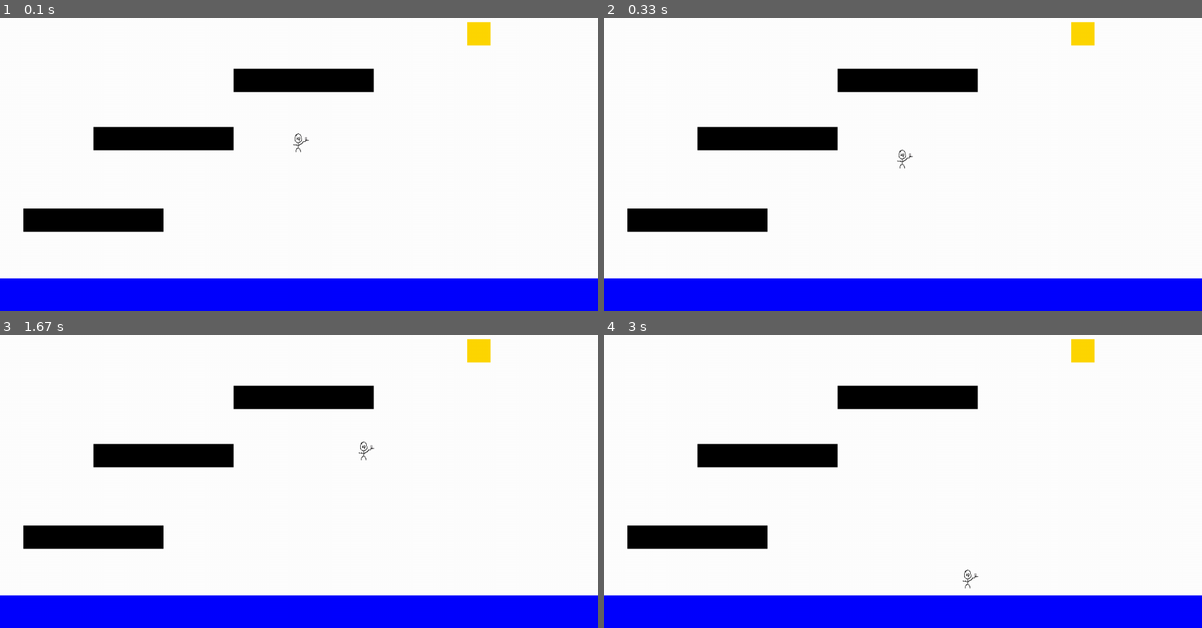
Above: before the commit, frames 1-4 (two rows, left to right).
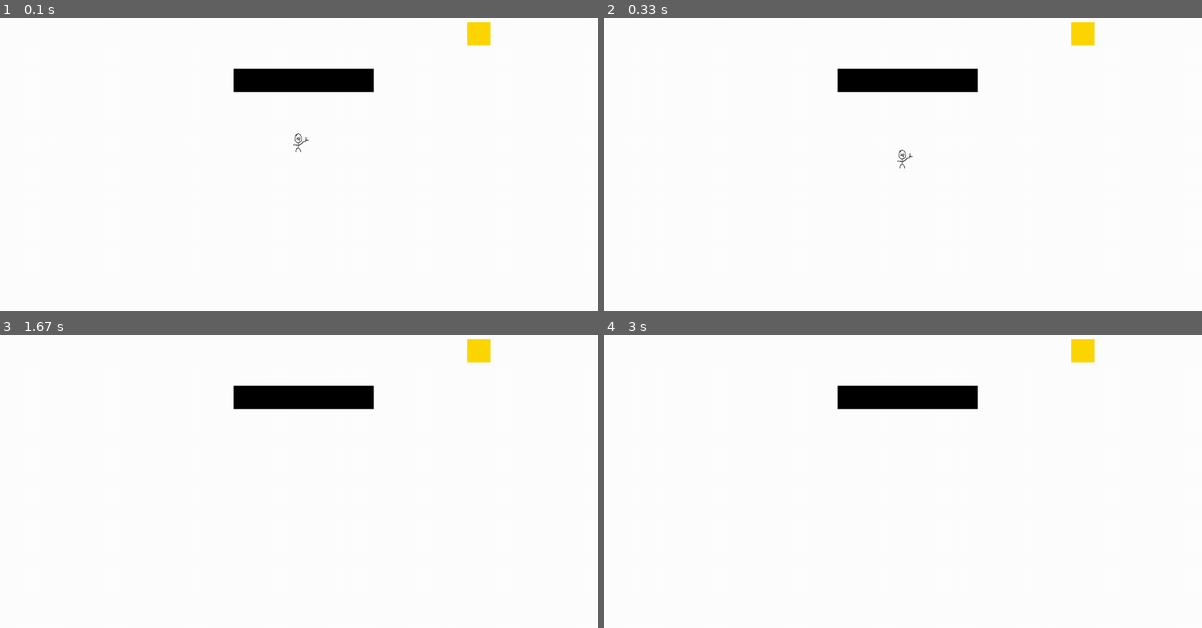
Above: after the commit, the same moments.

Repository: lambo-n/thecoderschool-pygames
Game: pygame game, started from davidObby.py
Two runs of this game, one before a commit and one after it. Both use one fixed random seed, a clock stepped at 60 frames per second and the inputs below.
Inputs:
- Up to frame 1 (0.1 s): no input
- Up to frame 2 (0.33 s): no input
- Up to frame 3 (1.67 s): hold D 0.33-0.8 s; hold W 0.83-1.13 s
- Up to frame 4 (3 s): no input

The runs differ from the first frame. In frame 1, 15% of the frame differs, in the area x 0-100%, y 37-100%; in frame 2, 15%; in frame 3, 15%; in frame 4, 15%.

Commit message:
zoie 6/6

Diff:
--- /dev/null
+++ b/andyProcess.py
@@ -0,0 +1,22 @@
+from py5 import *
+
+
+
+def settings():
+    size(500, 500)
+
+
+def setup():
+    pass
+
+
+def draw():
+    background(255, 255, 255)
+
+    fill(0, 0, 0)
+    square(200, 200, 100)
+
+
+
+
+run_sketch()
--- a/davidObby.py
+++ b/davidObby.py
@@ -16,15 +16,33 @@
 playerImage = pygame.transform.scale(playerImage, (64, 64))
 gravity = 0
 
+# LEVEL 1
 platform1 = ObbyPlatform(0,650,1280,100,"blue")
 platform2 = ObbyPlatform(50,500,300,50,"black")
 platform3 = ObbyPlatform(200,325,300,50,"black")
 platform4 = ObbyPlatform(500,200,300,50,"black")
 
+lvl1List = [platform1,platform2,platform3,platform4]
+
+# LEVEL 2
+
+
+lvl2List = [platform4]
+
+
+
+
+
+
+
+levels = [lvl1List, lvl2List]
+
+currentPlatformList = lvl2List
+
+currentLevel = 1
+
+
 escapeRect = pygame.Rect(1000,100,50,50)
-
-platforms = [platform1,platform2,platform3,platform4]
-
 
 
 while running:
@@ -37,7 +55,7 @@
     # fill the screen with a color to wipe away anything from last frame
     screen.fill("white")
 
-    for platform in platforms:
+    for platform in currentPlatformList:
         platform.update(screen)
 
     pygame.draw.rect(screen,"gold",escapeRect)
@@ -49,7 +67,7 @@
 
     #PLATFORM PHYSICS
     canJump = False
-    for platform in platforms:
+    for platform in currentPlatformList:
         if playerRect.colliderect(platform):
             overlap_top = playerRect.bottom - platform.top
             overlap_bottom = platform.bottom - playerRect.top
--- a/ethanPong.py
+++ b/ethanPong.py
@@ -8,12 +8,18 @@
 running = True
 dt = 0
 
-player1_y = screen.get_height() / 2
-player2_y = screen.get_height() / 2
+HEIGHT = screen.get_height()
+WIDTH = screen.get_width()
+
+player1_y = HEIGHT / 2
+player2_y = HEIGHT / 2
 circle_pos = pygame.Vector2(600, 300)
 
 speedx = 300
 speedy = 300
+
+
+
 
 
 
@@ -30,29 +36,45 @@
 
     midline = pygame.draw.line(screen, "white", (600, 0), (600, 600), 20)
 
-
     circle = pygame.draw.circle(screen, "white", circle_pos, 15)
 
     circle_pos.x += speedx * dt
     circle_pos.y += speedy * dt
 
+    circleHitBox = pygame.Rect(circle_pos.x-7.5, circle_pos.y-7.5, 15, 15)
+
+    if circleHitBox.right >= WIDTH or circleHitBox.left <= 0:
+        speedx *= -1
+
+    if circleHitBox.top <= 0 or circleHitBox.bottom >= HEIGHT:
+        speedy *= -1
+
+
+    if pong1.colliderect(circleHitBox):
+        speedx *= -1
+
     pong1 = pygame.Rect(100, player1_y, 25, 115)
-    pygame.draw.rect(screen, "red", pong1)
 
     pong2 = pygame.Rect(1100, player2_y, 25, 115)
-    pygame.draw.rect(screen, "blue", pong2)
 
 
     keys = pygame.key.get_pressed()
     if keys[pygame.K_w] and player1_y >= 0:
         player1_y -= 300 * dt
-    if keys[pygame.K_s] and player1_y <= 600-115:
+    if keys[pygame.K_s] and player1_y <= HEIGHT-115:
         player1_y += 300 * dt
 
     if keys[pygame.K_UP] and player2_y >= 0:
         player2_y -= 300 * dt
-    if keys[pygame.K_DOWN] and player2_y <= 600-115:
+    if keys[pygame.K_DOWN] and player2_y <= HEIGHT-115:
         player2_y += 300 * dt
+
+    # draw stuff
+    pygame.draw.rect(screen, "blue", pong2)
+    pygame.draw.rect(screen, "red", pong1)
+
+
+
 
     # flip() the display to put your work on screen
     pygame.display.flip()
--- /dev/null
+++ b/itamarProcessing.py
@@ -0,0 +1,44 @@
+from py5 import *
+
+SPEED = 5
+SIZE = 50
+
+def settings():
+    size(500, 500)
+
+def setup():
+    global playerX, playerY, keys
+    playerX = 50
+    playerY = 250
+    keys = set()
+    frame_rate(60)
+
+def draw():
+    global playerX, playerY
+
+    background(255, 255, 255)
+
+    # Continuous movement: apply held keys every frame for smooth motion
+    if 'w' in keys:
+        playerY -= SPEED
+    if 's' in keys:
+        playerY += SPEED
+    if 'a' in keys:
+        playerX -= SPEED
+    if 'd' in keys:
+        playerX += SPEED
+
+    # Keep the player inside the window
+    playerX = constrain(playerX, 0, 500 - SIZE)
+    playerY = constrain(playerY, 0, 500 - SIZE)
+
+    fill(255, 100, 155)
+    rect(playerX, playerY, SIZE, SIZE)
+
+def key_pressed(e):
+    keys.add(e.get_key())
+
+def key_released(e):
+    keys.discard(e.get_key())
+
+run_sketch()
--- a/zoieCookieClicker.py
+++ b/zoieCookieClicker.py
@@ -3,8 +3,8 @@
 
 import pygame
 
-def formatNumber():
-    suffix = ["", "K", "M" "B", "T", "Qd", "Qn", "Sx", "Sp", "O", "N", "D"]
+def formatNumber(number):
+    suffix = ["", "K", "M", "B", "T", "Qd", "Qn", "Sx", "Sp", "O", "N", "D"]
     index = 0
 
     #1,000,000
@@ -30,21 +30,45 @@
 cookieImage = pygame.image.load("assets/cookie.png").convert_alpha()
 cookieImage = pygame.transform.scale(cookieImage,(300,300))
 cookieRect = cookieImage.get_rect(center=(cookieX, cookieY))
-totalCookies = 1000000000000
+totalCookies = 0
 cps = 0
 clickPower = 1
 timeAccumulator = 0
-cursorCost = 35
-grandmaCost = 130
-farmCost = 500
-minesCost = 1000
+# Each upgrade is a dictionary. Add more entries here and the menu
+# automatically becomes scrollable.
+upgrades = [
+    {"name": "Cursor",  "cost": 35,   "cps": 1,  "desc": "increases cps by 1."},
+    {"name": "Grandma", "cost": 130,  "cps": 5,  "desc": "increases cps by 5."},
+    {"name": "Farm",    "cost": 500,  "cps": 10, "desc": "increases cps by 10."},
+    {"name": "Mines",   "cost": 1000, "cps": 20, "desc": "increases cps by 20."},
+    {"name": "Factory", "cost": 5000, "cps": 50, "desc": "increases cps by 50."},
+    {"name": "Bank",    "cost": 20000,"cps": 100,"desc": "increases cps by 100."},
+]
 
 # MENU ELEMENTS
 backdropRect = pygame.Rect(800,50,450,600)
-upgrade1Rect = pygame.Rect(825,90,400,100)
-upgrade2Rect = pygame.Rect(825, 235, 400,100)
-upgrade3Rect = pygame.Rect(825,380,400,100)
-upgrade4Rect = pygame.Rect(825,525, 400,100)
+
+# Scrollable upgrade-menu layout
+itemX = 825          # left edge of each upgrade box
+itemWidth = 400      # width of each upgrade box
+itemHeight = 100     # height of each upgrade box
+itemSpacing = 145    # vertical distance between the top of one box and the next
+menuTop = 90         # y of the first box when not scrolled
+
+scrollOffset = 0
+# how far down the full list of upgrades extends
+contentHeight = len(upgrades) * itemSpacing
+# how much of the menu is actually visible inside the backdrop
+visibleHeight = backdropRect.bottom - menuTop
+# the most we ever need to scroll (0 if everything already fits)
+maxScroll = max(0, contentHeight - visibleHeight)
+
+secondShopRect = pygame.Rect(50, 235, 400, 400)
+tool1Rect = pygame.Rect(75, 260, 100, 100)
+tool2Rect = pygame.Rect(200, 260, 100, 100)
+tool3Rect = pygame.Rect(325, 260, 100, 100)
+
+
 
 
 
@@ -54,45 +78,28 @@
     for event in pygame.event.get():
         if event.type == pygame.QUIT:
             running = False
+        # scroll the upgrade menu with the mouse wheel
+        if event.type == pygame.MOUSEWHEEL:
+            scrollOffset -= event.y * 30
+            scrollOffset = max(0, min(scrollOffset, maxScroll))
+
         if event.type == pygame.MOUSEBUTTONUP:
             if cookieRect.collidepoint(event.pos):
                 totalCookies += clickPower
 
-            # cursor
-            if upgrade1Rect.collidepoint(event.pos):
-                # check if player can afford upgrade
-                # give player upgrade
-                # subtract cost from total cookies
-                # increase cost for next upgrade
-                if totalCookies >= cursorCost:
-                    cps += 1
-                    totalCookies -= cursorCost
-                    cursorCost *= 1.2
-                    cursorCost = int(math.floor(cursorCost))
-
-            # grandma
-            if upgrade2Rect.collidepoint(event.pos):
-                if totalCookies >= grandmaCost:
-                    cps += 5
-                    totalCookies -= grandmaCost
-                    grandmaCost *= 1.2
-                    grandmaCost = int(math.floor(grandmaCost))
-
-            # farm
-            if upgrade3Rect.collidepoint(event.pos):
-                if totalCookies >= farmCost:
-                    cps += 10
-                    totalCookies -= farmCost
-                    farmCost *= 1.2
-                    farmCost = int(math.floor(farmCost))
-
-            # mines
-            if upgrade4Rect.collidepoint(event.pos):
-                if totalCookies >= minesCost:
-                    cps += 20
-                    totalCookies -= minesCost
-                    minesCost *= 1.2
-                    minesCost = int(math.floor(minesCost))
+            # only handle upgrade clicks that land inside the menu area,
+            # so we don't buy through a box that's scrolled out of view
+            if backdropRect.collidepoint(event.pos):
+                for index, upgrade in enumerate(upgrades):
+                    itemRect = pygame.Rect(itemX,
+                                           menuTop + index * itemSpacing - scrollOffset,
+                                           itemWidth, itemHeight)
+                    if itemRect.collidepoint(event.pos):
+                        # check if player can afford it, then buy it
+                        if totalCookies >= upgrade["cost"]:
+                            cps += upgrade["cps"]
+                            totalCookies -= upgrade["cost"]
+                            upgrade["cost"] = int(math.floor(upgrade["cost"] * 1.2))
 
     # Update the game state
     dt = clock.tick(60) / 1000
@@ -120,32 +127,25 @@
 
     # UPGRADES AND SHOP
     pygame.draw.rect(screen,  (55,0,0), backdropRect)
-    pygame.draw.rect(screen, "white", upgrade1Rect)
-    pygame.draw.rect(screen, "white", upgrade2Rect)
-    pygame.draw.rect(screen, "white", upgrade3Rect)
-    pygame.draw.rect(screen, "white", upgrade4Rect)
 
+    # Only draw inside the backdrop, so scrolled boxes get clipped at the edges
+    screen.set_clip(backdropRect)
+    for index, upgrade in enumerate(upgrades):
+        itemRect = pygame.Rect(itemX,
+                               menuTop + index * itemSpacing - scrollOffset,
+                               itemWidth, itemHeight)
+        pygame.draw.rect(screen, "white", itemRect)
+        line1 = font.render(f'{upgrade["name"]}: ${formatNumber(upgrade["cost"])}', True, "black")
+        line2 = font.render(upgrade["desc"], True, "black")
+        screen.blit(line1, (itemRect.x + 5, itemRect.y + 10))
+        screen.blit(line2, (itemRect.x + 5, itemRect.y + 50))
+    screen.set_clip(None)
 
-    # display upgrade costs
-    upgrade1line1 = font.render(f"Cursor: ${formatNumber(cursorCost)}, and cps", True, "black")
-    upgrade1line2 = font.render("increased by 1.", True, "black")
-    screen.blit(upgrade1line1, (830, 100))
-    screen.blit(upgrade1line2, (830, 130))
-
-    upgrade2line1 = font.render(f"Grandma: ${formatNumber(grandmaCost)}, ", True, "black")
-    upgrade2line2 = font.render("and cps increases by 5. ", True, "black")
-    screen.blit(upgrade2line1, (830, 245))
-    screen.blit(upgrade2line2, (830, 275))
-
-    upgrade3line1 = font.render(f"Farm: ${formatNumber(farmCost)}, ", True, "black")
-    upgrade3line2 = font.render("and cps increases by 10. ", True, "black")
-    screen.blit(upgrade3line1, (830, 390))
-    screen.blit(upgrade3line2, (830, 420))
-
-    upgrade4line1 = font.render(f"Mines: ${formatNumber(minesCost)}, ", True, "black")
-    upgrade4line2 = font.render("and cps increases by 20. ", True, "black")
-    screen.blit(upgrade4line1, (830, 535))
-    screen.blit(upgrade4line2, (830, 565))
+    # secondary shop
+    pygame.draw.rect(screen, (0, 55, 0), secondShopRect)
+    pygame.draw.rect(screen, "white", tool1Rect)
+    pygame.draw.rect(screen, "white", tool2Rect)
+    pygame.draw.rect(screen, "white", tool3Rect)
 
 
     # flip() the display to put youn screen
